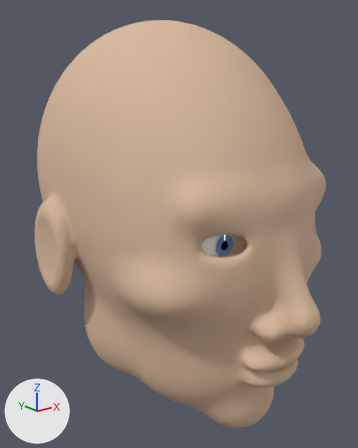
The glTF model modelos/provisorio.glb, before and after one commit.
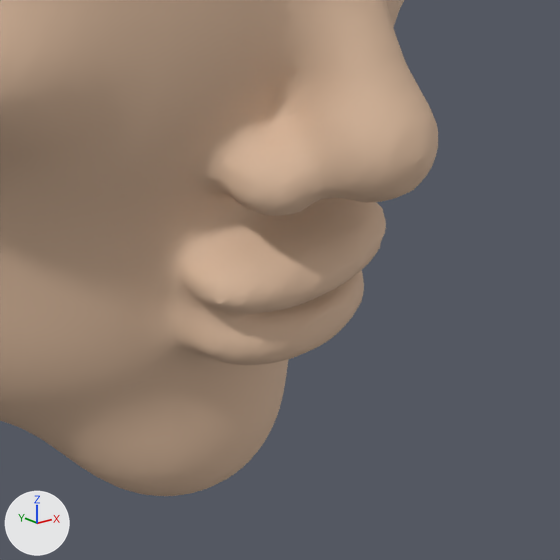
Old and new are each drawn whole from a camera (50 mm lens) standing at (-0.1933, -0.2559, 0.1051) and looking at (0.0008, -0.0132, 0.008) and again close up on the part from 52% to 100% of the width and 62% to 100% of the height. Lighting does not change. The marker at lower left points along +X, +Y and +Z. The first two pictures are the older version. Where no turn or scale is listed for an object, it has been applied to the vertices. Vertices at exactly the same position are counted once.

The first close-up shows 'cabeza'.
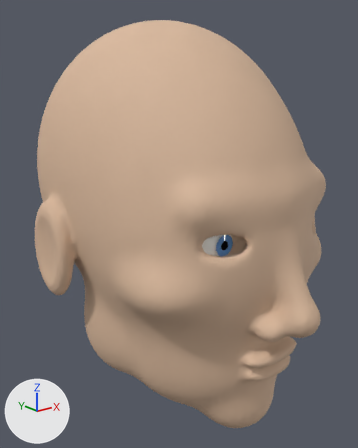
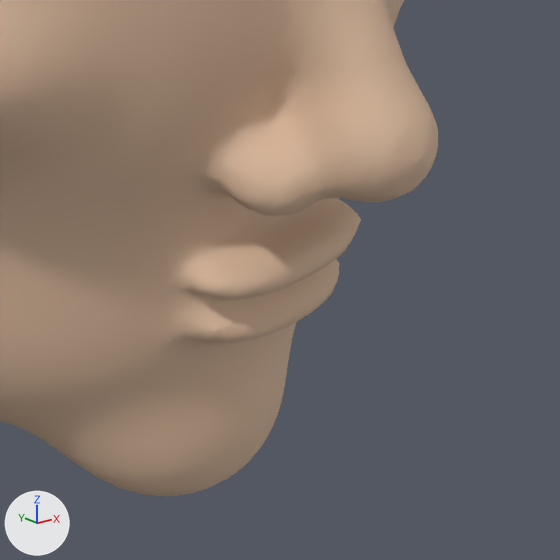
Scene script edits in JSON lines:
```json
{"block": "me_mesh_0", "where": "# used by ob_cabeza; location = (0.0, 0.0, 0.0)"}
{"op": "remove", "block": "me_mesh_0", "code": "me_mesh_0.from_pydata(...)  # 34207 vertices, 68412 faces; spans x -0.083..0.083, y -0.125..0.104, z -0.107..0.133"}
{"op": "add", "block": "me_mesh_0", "code": "me_mesh_0.from_pydata(...)  # 34013 vertices, 68024 faces; spans x -0.083..0.083, y -0.125..0.104, z -0.107..0.133"}
{"block": "me_mesh_0", "change": "me_mesh_0 part 1: 256 vertices moved from x -0.022..0.022, y -0.111..-0.091, z -0.068..-0.035 to x -0.022..0.021, y -0.105..-0.091, z -0.067..-0.034; 452 vertices removed from x -0.022..0.024, y -0.111..-0.091, z -0.068..-0.033; 258 vertices added at x -0.022..0.024, y -0.104..-0.09, z -0.069..-0.033"}
```

What differs and where, as boxes (x1, y1, x2, y2) in the close-ups (560 x 560 px; the box of a moved part takes in the faces that stretch with it):
```json
{"part": 1, "of": "me_mesh_0", "change": "moved or reshaped", "before": [146, 198, 386, 384], "after": [145, 198, 361, 384]}
```
